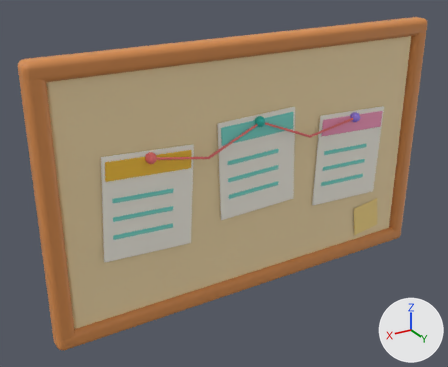
The FBX model EvolutionShop/Assets/EvolutionShop/Resources/Art/GrowthKit/Pinboard.fbx: old version first, new version second.
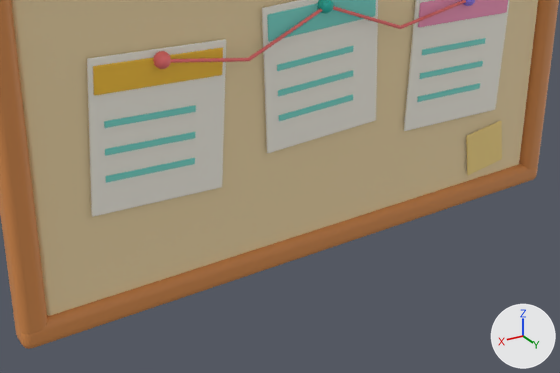
Old and new are each drawn whole from a camera (50 mm lens) standing at (1.093, 1.624, 0.787) and looking at (0.1, -0.031, -0.04) and again close up on the part from 10% to 93% of the width and 32% to 100% of the height. The lights are fixed; the arrows at lower right show +X, +Y and +Z. The older version's two pictures come first. Where no turn or scale is listed for an object, it has been applied to the vertices. Vertices at exactly the same position are counted once.

Script lines for the objects in view, before the commit:
```python
me_cube_656 = bpy.data.meshes.new('Cube.656')
me_cube_656.from_pydata(...)  # 3490 vertices, 3482 faces; spans x -0.73..0.73, y -0.035..0.053, z -0.45..0.45
me_cube_656.materials.append(mat_gk_sand)  # beige #f7dfae
me_cube_656.materials.append(mat_gk_woodmid)  # orange #db8f4f
me_cube_656.materials.append(mat_gk_paper)  # white #fffbef
me_cube_656.materials.append(mat_gk_yellow)  # yellow #ffc93c
me_cube_656.materials.append(mat_gk_teallight)  # cyan #7fe3d6
me_cube_656.materials.append(mat_gk_coral)  # red #ff7a7a
me_cube_656.materials.append(mat_gk_teal)  # cyan #22bfb0
me_cube_656.materials.append(mat_gk_pink)  # pink #ff9ec4
me_cube_656.materials.append(mat_gk_lilac)  # purple #a98bff
me_cube_656.materials.append(mat_gk_pebble3)  # yellow #ffe08a
ob_pinboard_mesh = bpy.data.objects.new('Pinboard mesh', me_cube_656)
ob_pinboard_mesh.location = (0.0, 0.0, 0.0)
```
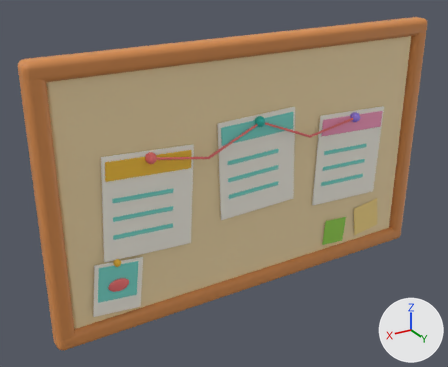
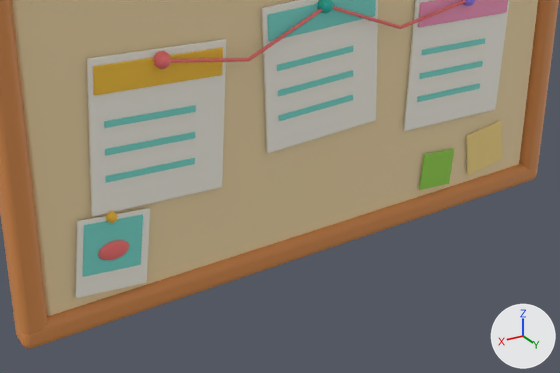
Patch to the scene script:
```diff
--- a/EvolutionShop/Assets/EvolutionShop/Resources/Art/GrowthKit/Pinboard.fbx.py
+++ b/EvolutionShop/Assets/EvolutionShop/Resources/Art/GrowthKit/Pinboard.fbx.py
@@ mat_gk_lime @@
+mat_gk_lime = principled_material('GK_Lime')
+mat_gk_lime.base_color = (0.328, 0.708, 0.0742)  # green #9bdb4d
@@ me_cube_656 @@
 # used by ob_pinboard_mesh; location = (0.0, 0.0, 0.0)
-me_cube_656.from_pydata(...)  # 3490 vertices, 3482 faces; spans x -0.73..0.73, y -0.035..0.053, z -0.45..0.45
+me_cube_656.from_pydata(...)  # 4104 vertices, 4108 faces; spans x -0.73..0.73, y -0.035..0.053, z -0.45..0.45
+# me_cube_656 part 1: the loose piece of 152 vertices spanning x 0.241..0.559, y 0.019..0.025, z -0.197..0.157 is copied, and the copy is turned -3 degrees about the y axis through its middle and scaled by 0.53, then moved by (0.12, 0.002, -0.26); it spans x 0.431..0.609, y 0.022..0.026, z -0.378..-0.182
+# me_cube_656 part 2: the loose piece of 152 vertices spanning x 0.241..0.559, y 0.019..0.025, z -0.197..0.157 is copied, and the copy is multiplied about its middle by the matrix ((0.432, 0.0, -0.014), (0.0, 0.5, 0.0), (0.027, 0.0, 0.352)), then moved by (0.12, 0.005, -0.24), in mat_gk_teallight (cyan #7fe3d6); it spans x 0.449..0.591, y 0.025..0.028, z -0.326..-0.194
+# me_cube_656 part 3: a new loose piece, a UV sphere (12 segments, 8 rings, poles along z) spanning x 0.485..0.555, y 0.024..0.036, z -0.292..-0.248, in mat_gk_coral (red #ff7a7a)
+# me_cube_656 part 4: a new loose piece, a UV sphere (10 segments, 8 rings, poles along z) spanning x 0.509..0.531, y 0.02..0.044, z -0.202..-0.178, in mat_gk_yellow (yellow #ffc93c)
+# me_cube_656 part 5: the loose piece of 152 vertices spanning x -0.588..-0.452, y 0.02..0.024, z -0.368..-0.232 is copied, and the copy is turned -13 degrees about the y axis through its middle and scaled by 0.831, then moved by (0.16, 0.0, -0.02), in mat_gk_lime (green #9bdb4d); it spans x -0.414..-0.306, y 0.02..0.024, z -0.374..-0.266
 me_cube_656.materials.append(mat_gk_sand)
@@ me_cube_656 @@
 me_cube_656.materials.append(mat_gk_pebble3)
+me_cube_656.materials.append(mat_gk_lime)  # green #9bdb4d
```

What differs and where, as boxes (x1, y1, x2, y2) in the close-ups (560 x 373 px):
part 1 of me_cube_656, added
    after: (76, 208, 150, 298)
part 2 of me_cube_656, added (cyan)
    after: (83, 214, 143, 277)
part 3 of me_cube_656, added (red)
    after: (98, 240, 130, 260)
part 4 of me_cube_656, added
    after: (106, 211, 118, 223)
part 5 of me_cube_656, added (green)
    after: (419, 148, 454, 190)
